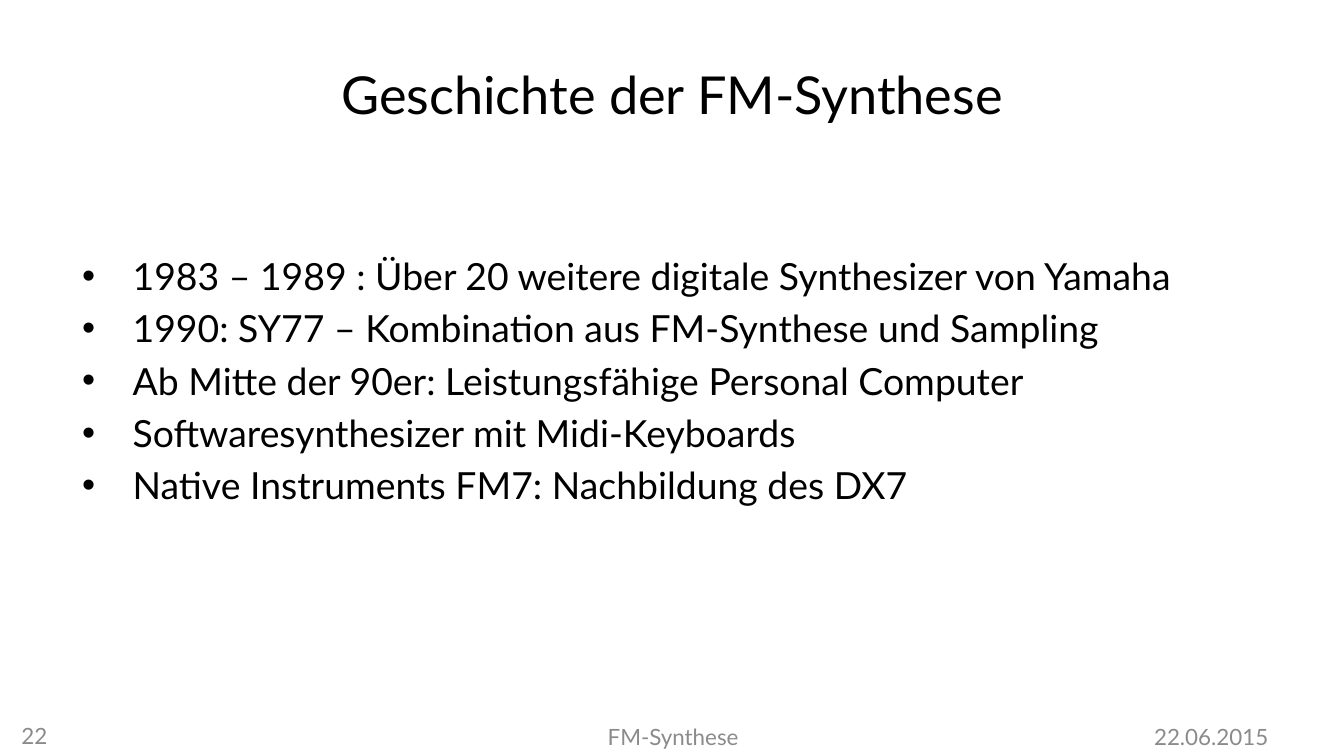
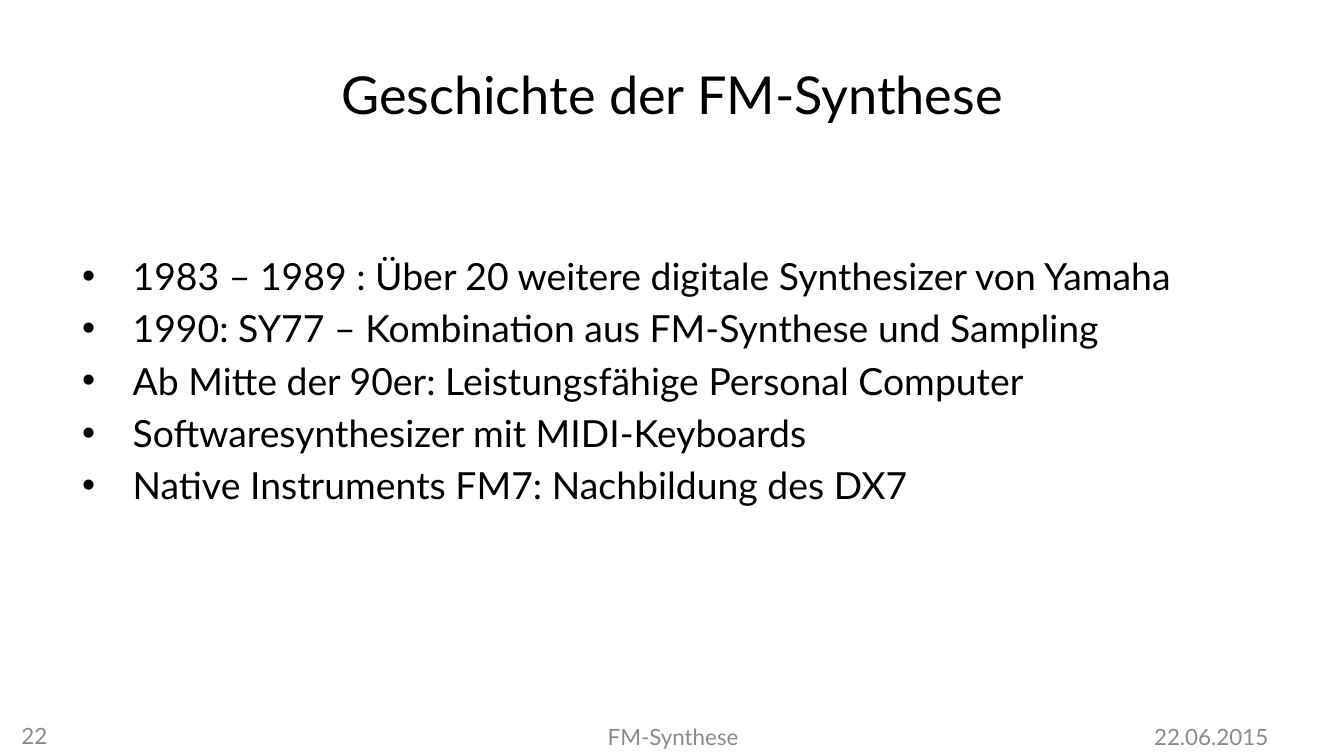
Before and after one commit to MBulli/VSeminar, a slide deck: slide 22 of Praesentation/FMSynthese-Julius.pptx. Drawn at 1344x756 pixels with LibreOffice and Linux fonts; fonts in the diff are those of the drawing; background and template pictures are left out. Boxes give left, top, right and bottom in pixels: in the first picture for what was removed or moved away, otherwise in the second. Text is boxed around its words. In the diff, an @@ line names an element or a change of style, - is before the commit and + after.

```diff
--- a/Praesentation/FMSynthese-Julius.pptx
+++ b/Praesentation/FMSynthese-Julius.pptx
@@ text at bbox=[133, 419, 807, 454]: text changed @@
-• Softwaresynthesizer mit Midi-Keyboards
+• Softwaresynthesizer mit MIDI-Keyboards
```
Also in this commit, not shown: 7 other slides changed, 1 other file.
